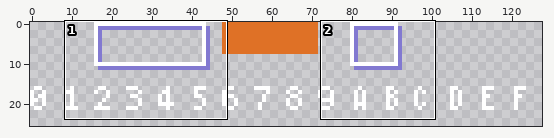
Pixel-art file: gfx/cursor.aseprite. The first picture is a wide view before the edit; the outline marks the close-up.
Close-up. Earlier state:
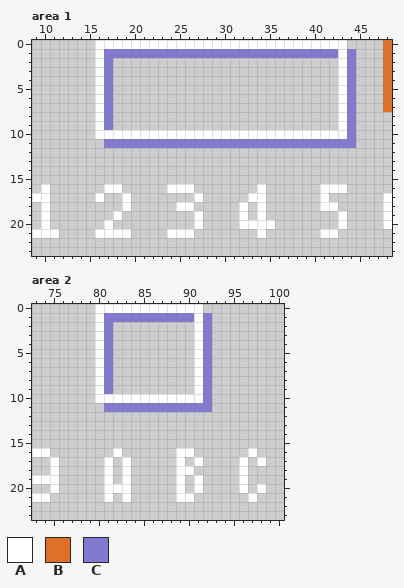
128x64 pixels, 1 frame. Shown: area 1: x 9..48, y 0..23; area 2: x 73..100, y 0..23. The wide view leaves out empty margins.
Palette (. is transparent): A #ffffff  B #df7126  C #8279d1
Pixels before, area 1, first column x 9:
 0 .......AAAAAAAAAAAAAAAAAAAAAAAAAAAA....B
 1 .......ACCCCCCCCCCCCCCCCCCCCCCCCCCAC...B
 2 .......AC.........................AC...B
 3 .......AC.........................AC...B
 4 .......AC.........................AC...B
 5 .......AC.........................AC...B
 6 .......AC.........................AC...B
 7 .......AC.........................AC...B
 8 .......AC.........................AC....
 9 .......AC.........................AC....
10 .......AAAAAAAAAAAAAAAAAAAAAAAAAAAAC....
11 ........CCCCCCCCCCCCCCCCCCCCCCCCCCCC....
12 ........................................
13 ........................................
14 ........................................
15 ........................................
16 .A......AA.....AAA.......A......AAA.....
17 AA.....A..A.......A.....AA......A......A
18 .A........A.....AA.....A.A......AA.....A
19 .A.......A........A....A.A........A....A
20 .A......A.........A....AAAA.......A....A
21 AAA....AAAA....AAA.......A......AA......
Pixels before, area 2, first column x 73:
 0 .......AAAAAAAAAAAA.......
 1 .......ACCCCCCCCCCAC......
 2 .......AC.........AC......
 3 .......AC.........AC......
 4 .......AC.........AC......
 5 .......AC.........AC......
 6 .......AC.........AC......
 7 .......AC.........AC......
 8 .......AC.........AC......
 9 .......AC.........AC......
10 .......AAAAAAAAAAAAC......
11 ........CCCCCCCCCCCC......
12 ..........................
13 ..........................
14 ..........................
15 ..........................
16 AA.......A......AA......A.
17 ..A.....A.A.....A.A....A.A
18 ..A.....A.A.....AA.....A..
19 AAA.....A.A.....A.A....A..
20 ..A.....AAA.....A.A....A.A
21 AA......A.A.....AA......A.
Once edited:
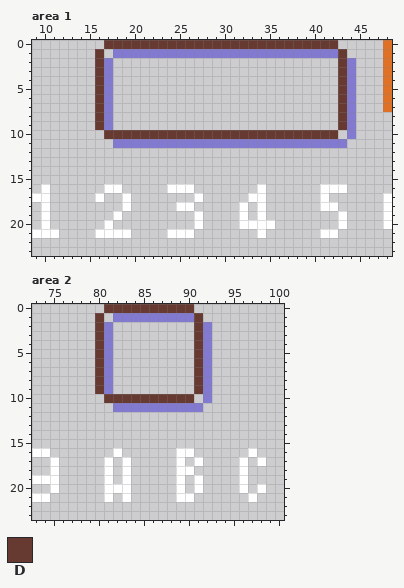
Colours new in this view: D #663931
Edits made:
Area 1:
y 0: x 16..43 AAAAAAAAAAAAAAAAAAAAAAAAAAAA -> .DDDDDDDDDDDDDDDDDDDDDDDDDD.
y 1: x 16..17 AC -> D.; x 43..44 AC -> D.
y 2..9: x 16 A -> D; x 43 A -> D
y 10: x 16..43 AAAAAAAAAAAAAAAAAAAAAAAAAAAA -> .DDDDDDDDDDDDDDDDDDDDDDDDDD.
y 11: x 17 C -> .; x 44 C -> .
Area 2:
y 0: x 80..91 AAAAAAAAAAAA -> .DDDDDDDDDD.
y 1: x 80..81 AC -> D.; x 91..92 AC -> D.
y 2..9: x 80 A -> D; x 91 A -> D
y 10: x 80..91 AAAAAAAAAAAA -> .DDDDDDDDDD.
y 11: x 81 C -> .; x 92 C -> .
Boxes around the changes in both close-ups, in picture pixels (x1, y1, x2, y2):
changed: (95, 40, 356, 148)
changed: (95, 304, 212, 412)
